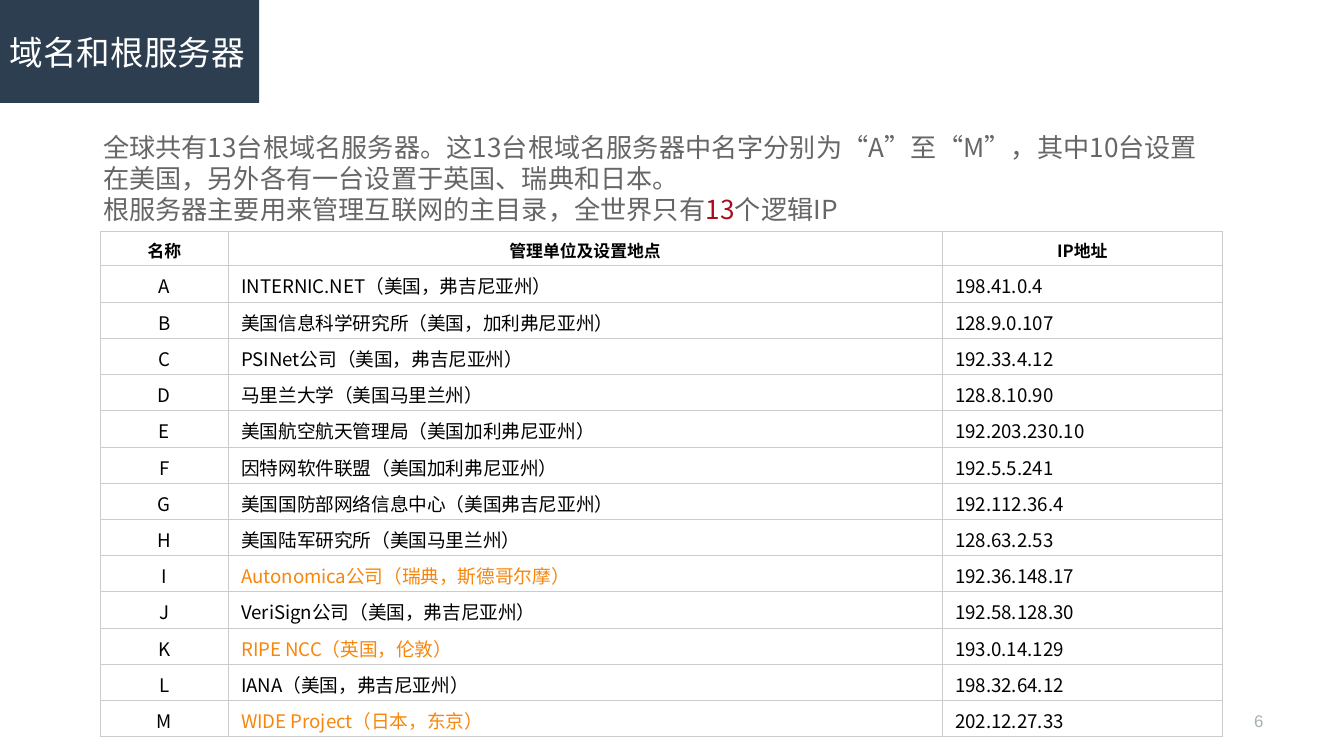
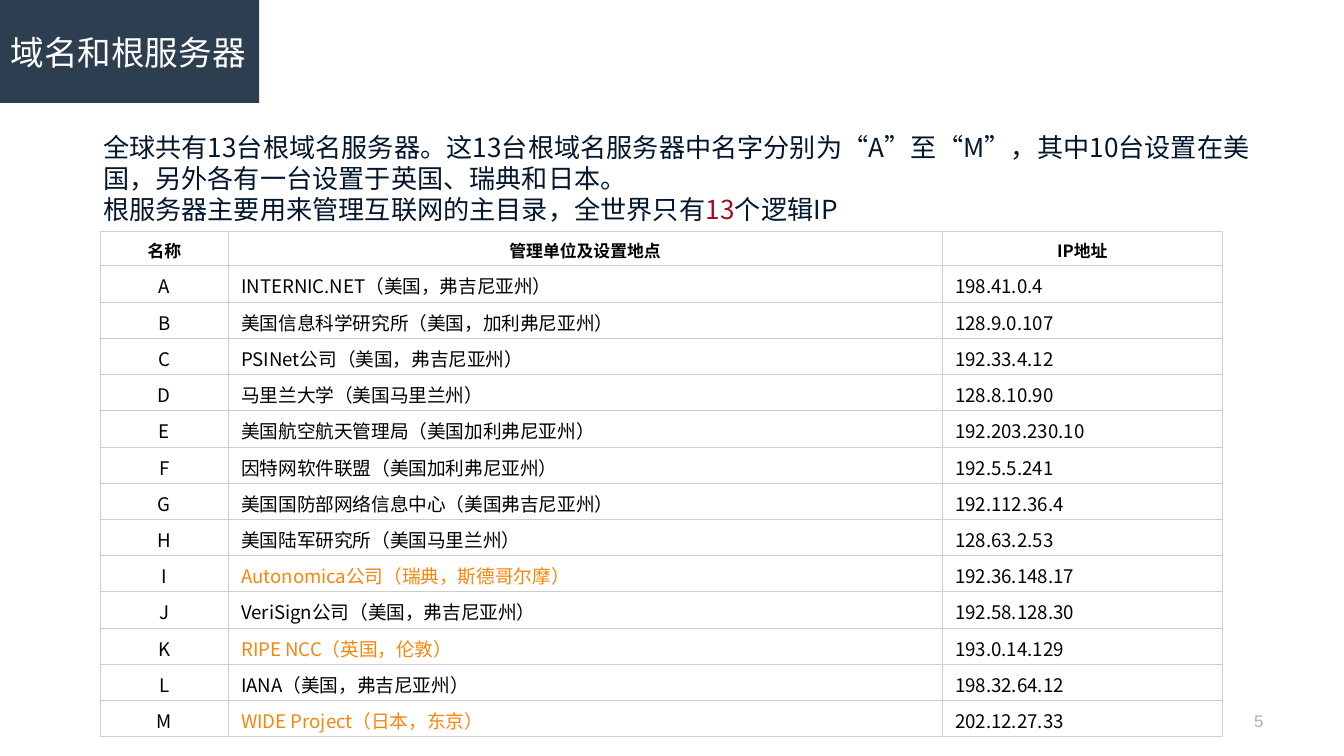
Before and after one commit to R-Lin/Simple_scripts, a slide deck: slide 5 of dns.ppt (slide 6 before the commit). Drawn at 1344x756 pixels with LibreOffice and Linux fonts; fonts in the diff are those of the drawing. Boxes give left, top, right and bottom in pixels: in the first picture for what was removed or moved away, otherwise in the second. Text is boxed around its words. In the diff, an @@ line names an element or a change of style, - is before the commit and + after.

```diff
--- a/dns.ppt
+++ b/dns.ppt
@@ text "全球共有13台根域名服务器。这13台根域名服务器中名字分别为“A”至“M”，其中10台设置在美国，另外各有一台设置于英国 ..." at [103, 135, 1249, 222]: text colour #666666 to #02172D @@
```
Also in this commit, not shown: 9 other slides changed, 11 slides added, 5 slides removed.
